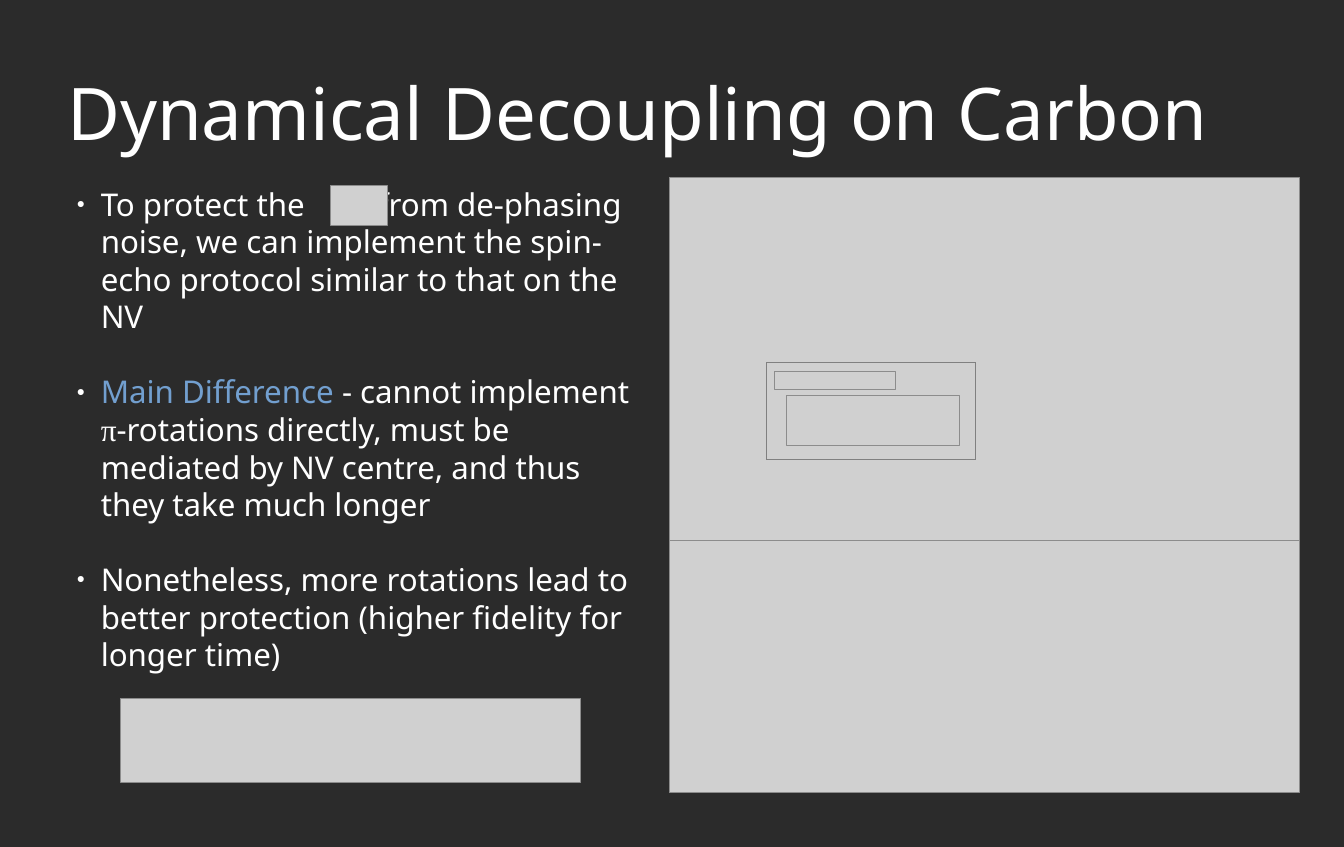
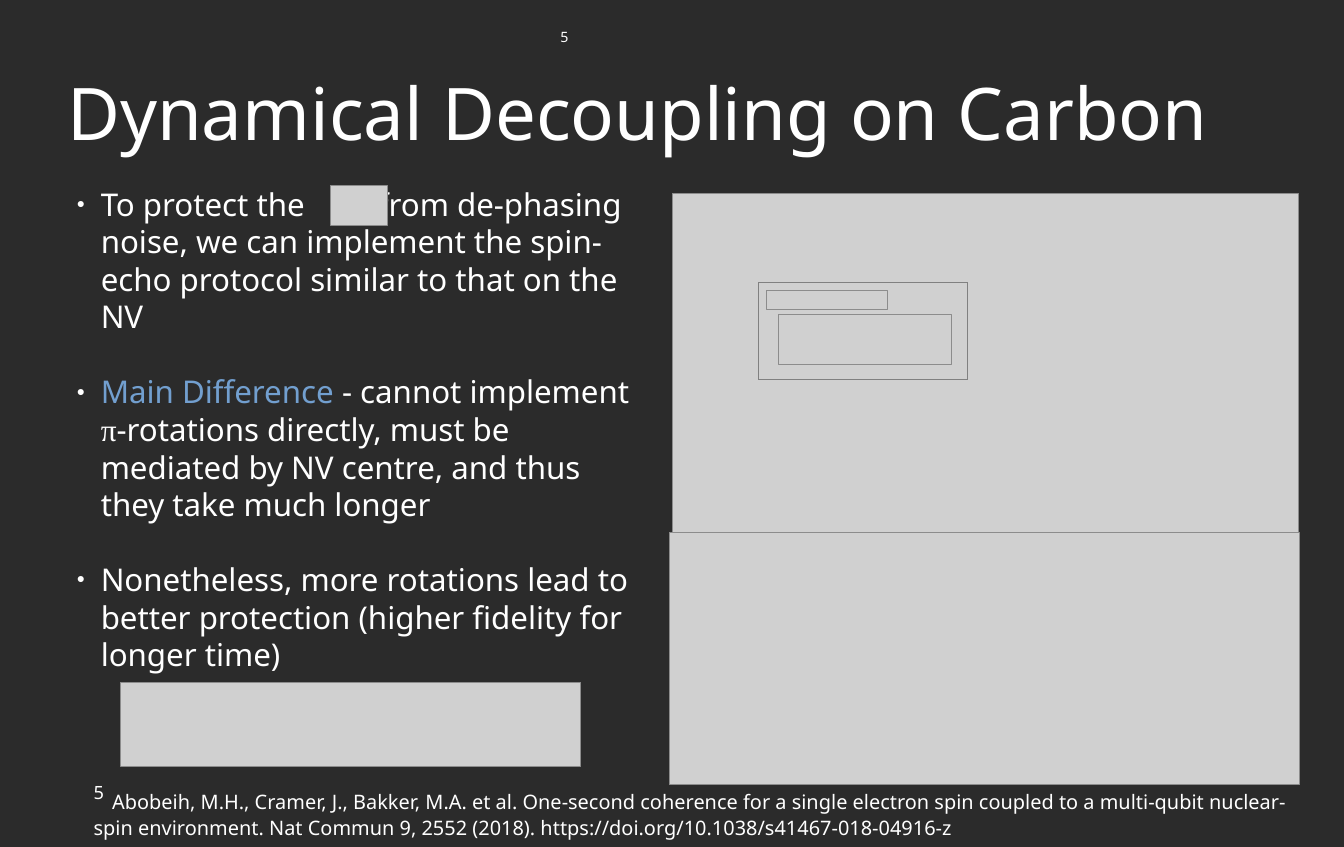
Before and after one commit to AGaliciaMartinez/Final-Project-Computational-Physics, a slide deck: slide 13 of presentation/NV_Carbons_presentation_Nico.odp. Drawn at 1344x847 pixels with LibreOffice and Linux fonts; fonts in the diff are those of the drawing; grey boxes stand for pictures; background and template pictures are left out; a plain dark background stands for a picture behind light text. Boxes give left, top, right and bottom in pixels: in the first picture for what was removed or moved away, otherwise in the second. Text is boxed around its words. In the diff, an @@ line names an element or a change of style, - is before the commit and + after.

Commit message:
Adding figures and presentation.

```diff
--- a/presentation/NV_Carbons_presentation_Nico.odp
+++ b/presentation/NV_Carbons_presentation_Nico.odp
@@ text added at box(560, 32, 568, 42), 10 pt, text #FFFFFF @@
+5
@@ picture: place and size @@
-picture at box(670, 177, 1300, 541)
+picture at box(672, 194, 1298, 533)
@@ rectangle: place and size @@
-rectangle at box(766, 363, 976, 459)
+rectangle at box(758, 283, 968, 379)
@@ picture: place and size @@
-picture at box(787, 395, 960, 446)
+picture at box(766, 290, 887, 308)
@@ picture: place and size @@
-picture at box(774, 371, 895, 389)
+picture at box(779, 314, 952, 365)
@@ picture: place and size @@
-picture at box(670, 541, 1300, 793)
+picture at box(670, 533, 1300, 785)
@@ picture: place and size @@
-picture at box(121, 699, 581, 783)
+picture at box(121, 682, 581, 766)
@@ text added at box(94, 786, 1285, 840), 14 pt, text #FFFFFF @@
+5 Abobeih, M.H., Cramer, J., Bakker, M.A. et al. One-second coherence for a single electron spin coupled to a multi-qubit nuclear-spin environment. Nat Commun 9, 2552 (2018). https://doi.org/10.1038/s41467-018-04916-z
```
Also in this commit, not shown: 3 other slides changed, 3 other files.
